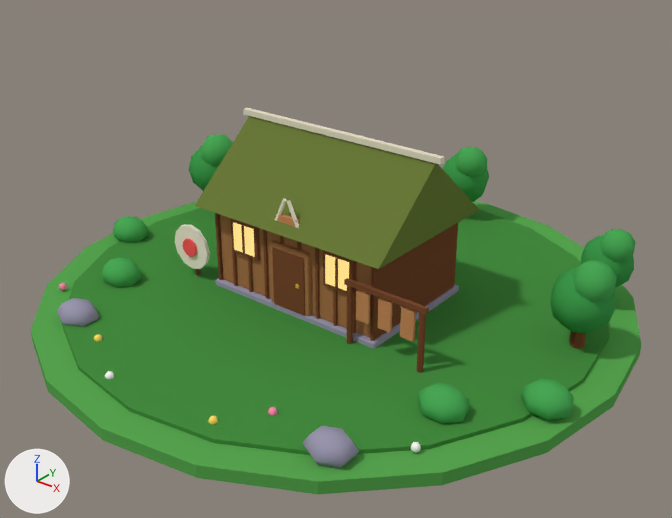
The Blender file blender/models/bld_chasse_2.blend as it was, and as the next commit left it.
Both versions are drawn from a 50 mm camera at (10.9, -13.64, 9.2) aimed at (0.46, -0.59, 1.11). Arrows for +X, +Y and +Z are at lower left; the lights stay in place. The picture after the commit comes second.

Names of what the first picture shows: 'box', 'box.011', 'box.014', 'box.016', 'ground', 'ground2', 'roof', 'sph.004', 'sph.013', 'sph.015', 'sph.017', 'walls' and 43 more.
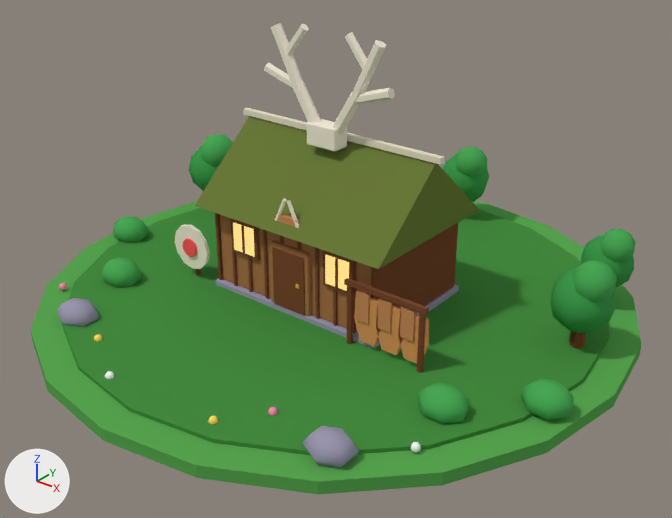
Boxes (x1, y1, x2, y2) around the edits, measured in the pictures (672 x 518 px):
'box.029', recoloured, mesh rescaled, moved (not visible before): after (307, 119, 347, 152)
'rod.005', added (pale yellow): after (351, 40, 386, 99)
'poly.001', added (orange): after (376, 305, 402, 355)
'rod.001', added (pale yellow): after (271, 23, 303, 85)
'poly', added (orange): after (354, 297, 380, 346)
'poly.002', added (orange): after (398, 311, 429, 364)
'rod', added (pale yellow): after (292, 81, 321, 123)
'rod.004', added (pale yellow): after (333, 92, 359, 135)
'rod.006', added (pale yellow): after (355, 88, 395, 104)
'rod.007', added: after (345, 32, 367, 70)
'rod.003', added: after (285, 24, 309, 55)
'rod.002', added: after (264, 62, 292, 87)

Diff of the bpy script that builds the scene:
```diff
--- a/blender/models/bld_chasse_2.blend.py
+++ b/blender/models/bld_chasse_2.blend.py
@@ me_box_029 @@
-me_box_029.from_pydata(...)  # 8 vertices, 6 faces; spans x -0.8..0.8, y -1.6..1.6, z 0.0..0.06
-me_box_029.materials.append(mat_m_c9a86a)  # orange #c9a86a
+me_box_029.from_pydata(...)  # 8 vertices, 6 faces; spans x -0.36..0.36, y -0.19..0.19, z 0.0..0.44
+# me_box_029 part 1: the whole mesh is scaled about the mesh origin by (0.447, 0.122, 7.37)
+me_box_029.materials.append(mat_m_f2ead6)  # pale yellow #f2ead6
@@ ob_box_029 @@
 ob_box_029 = bpy.data.objects.new('box.029', me_box_029)
-ob_box_029.location = (0.0, -3.6, 0.0)
+ob_box_029.location = (0.0, -0.3, 3.3)
 _m = ob_box_029.modifiers.new('bevel', 'BEVEL')
@@ ob_poly_002 @@
+ob_poly_002 = bpy.data.objects.new('poly.002', me_poly_002)  # 12 vertices, 8 faces; spans x -0.302..0.302, y -0.04..0.04, z -0.95..0.0; in mat_m_d9955a (orange #d9955a)
+ob_poly_002.location = (3.0, -1.55, 1.15)
@@ ob_poly_001 @@
+ob_poly_001 = bpy.data.objects.new('poly.001', me_poly_002.copy())
+ob_poly_001.location = (2.5, -1.55, 1.15)
@@ ob_poly @@
+ob_poly = bpy.data.objects.new('poly', me_poly_002.copy())
+ob_poly.location = (2.0, -1.55, 1.15)
@@ ob_rod_007 @@
+ob_rod_007 = bpy.data.objects.new('rod.007', me_rod_007)  # a 6-sided cylinder along z spanning x -0.079..0.079, y -0.091..0.091, z 0.0..0.741; in mat_m_f2ead6 (pale yellow #f2ead6)
+ob_rod_007.location = (0.97, -0.3, 4.92)
+ob_rod_007.rotation_euler = (0.661, 0.0, -1.571)  # degrees (38, 0, -90)
@@ ob_rod_006 @@
+ob_rod_006 = bpy.data.objects.new('rod.006', me_rod_006)  # a 6-sided cylinder along z spanning x -0.09..0.09, y -0.104..0.104, z 0.0..0.884; in mat_m_f2ead6 (pale yellow #f2ead6)
+ob_rod_006.location = (0.65, -0.3, 4.34)
+ob_rod_006.rotation_euler = (1.272, 0.0, 1.571)  # degrees (73, 0, 90)
@@ ob_rod_005 @@
+ob_rod_005 = bpy.data.objects.new('rod.005', me_rod_005)  # a 6-sided cylinder along z spanning x -0.101..0.101, y -0.117..0.117, z 0.0..1.163; in mat_m_f2ead6 (pale yellow #f2ead6)
+ob_rod_005.location = (0.71, -0.3, 4.41)
+ob_rod_005.rotation_euler = (0.464, 0.0, 1.571)  # degrees (27, 0, 90)
@@ ob_rod_004 @@
+ob_rod_004 = bpy.data.objects.new('rod.004', me_rod_004)  # a 6-sided cylinder along z spanning x -0.113..0.113, y -0.13..0.13, z 0.0..0.992; in mat_m_f2ead6 (pale yellow #f2ead6)
+ob_rod_004.location = (0.2, -0.3, 3.56)
+ob_rod_004.rotation_euler = (0.552, 0.0, 1.571)  # degrees (32, 0, 90)
@@ ob_rod_003 @@
+ob_rod_003 = bpy.data.objects.new('rod.003', me_rod_007.copy())
+ob_rod_003.location = (-0.97, -0.3, 4.92)
+ob_rod_003.rotation_euler = (0.661, 0.0, 1.571)  # degrees (38, 0, 90)
@@ ob_rod_002 @@
+ob_rod_002 = bpy.data.objects.new('rod.002', me_rod_006.copy())
+ob_rod_002.location = (-0.65, -0.3, 4.34)
+ob_rod_002.rotation_euler = (1.272, 0.0, -1.571)  # degrees (73, 0, -90)
@@ ob_rod_001 @@
+ob_rod_001 = bpy.data.objects.new('rod.001', me_rod_005.copy())
+ob_rod_001.location = (-0.71, -0.3, 4.41)
+ob_rod_001.rotation_euler = (0.464, 0.0, -1.571)  # degrees (27, 0, -90)
@@ ob_rod @@
+ob_rod = bpy.data.objects.new('rod', me_rod_004.copy())
+ob_rod.location = (-0.2, -0.3, 3.56)
+ob_rod.rotation_euler = (0.552, 0.0, -1.571)  # degrees (32, 0, -90)
```
